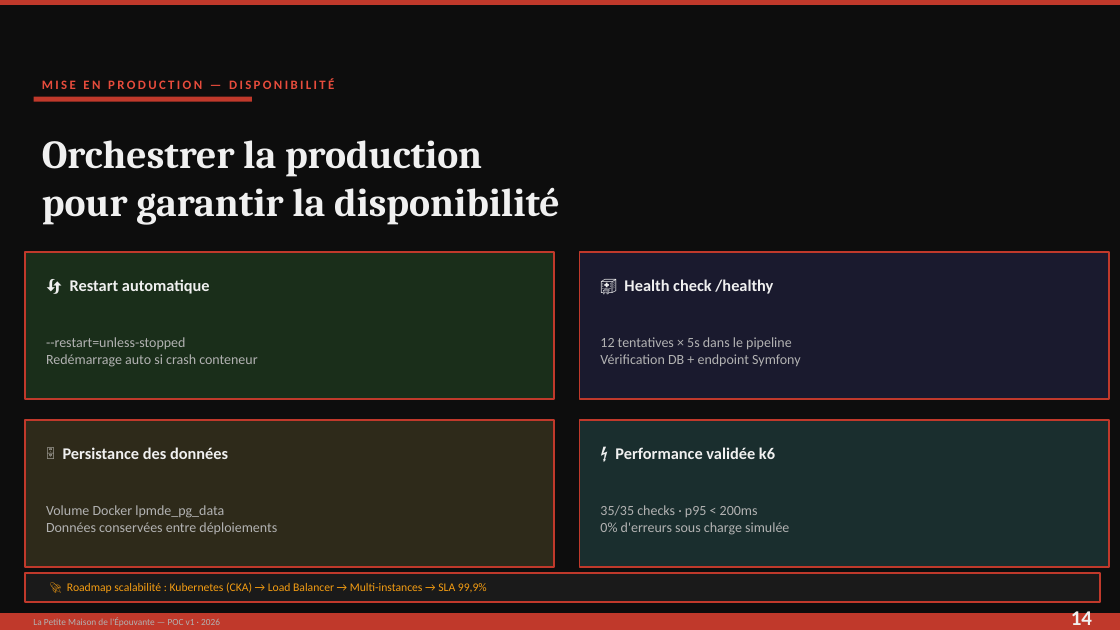
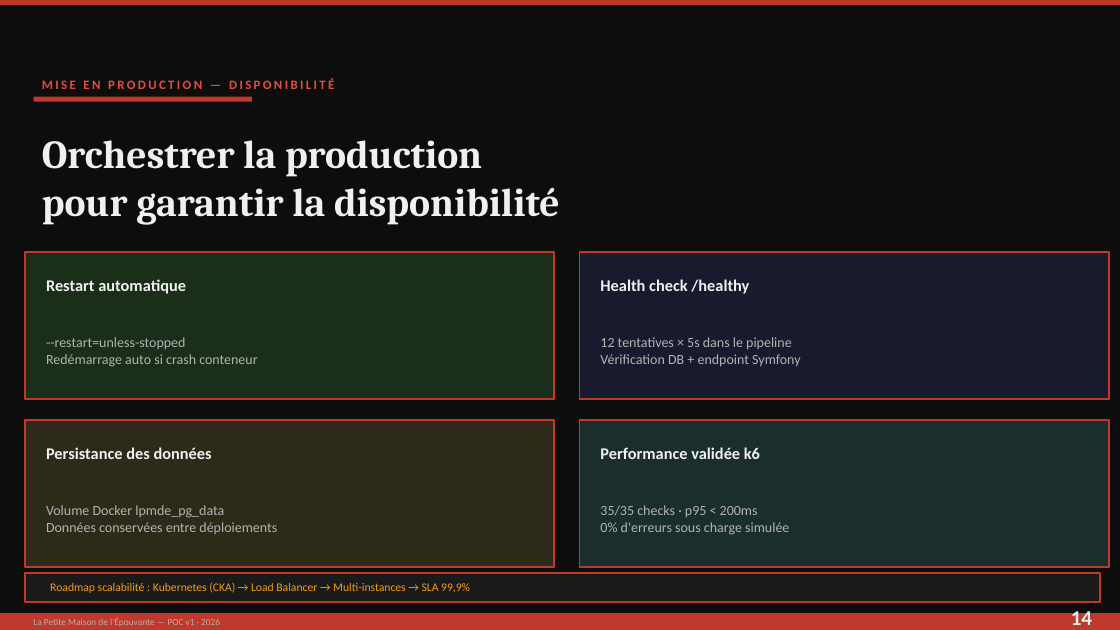
Before and after one commit to Brok3nWings/lpmde, a slide deck: slide 14 of presentation-LPMDE.pptx. Drawn at 1120x630 pixels with LibreOffice and Linux fonts; fonts in the diff are those of the drawing. Boxes give left, top, right and bottom in pixels: in the first picture for what was removed or moved away, otherwise in the second. Text is boxed around its words. In the diff, an @@ line names an element or a change of style, - is before the commit and + after.

```diff
--- a/presentation-LPMDE.pptx
+++ b/presentation-LPMDE.pptx
@@ text at (x1=46, y1=279, x2=186, y2=294): text changed @@
-🔄 Restart automatique
+Restart automatique
@@ text at (x1=600, y1=279, x2=749, y2=294): text changed @@
-🏥 Health check /healthy
+Health check /healthy
@@ text at (x1=46, y1=447, x2=212, y2=459): text changed @@
-🗄️ Persistance des données
+Persistance des données
@@ text at (x1=600, y1=447, x2=760, y2=459): text changed @@
-⚡ Performance validée k6
+Performance validée k6
@@ text at (x1=50, y1=582, x2=470, y2=593): text changed @@
-🚀 Roadmap scalabilité : Kubernetes (CKA) → Load Balancer → Multi-instances → SLA 99,9%
+Roadmap scalabilité : Kubernetes (CKA) → Load Balancer → Multi-instances → SLA 99,9%
```
Also in this commit, not shown: 9 other slides changed, 1 slide added, 1 slide removed, 2 other files.
